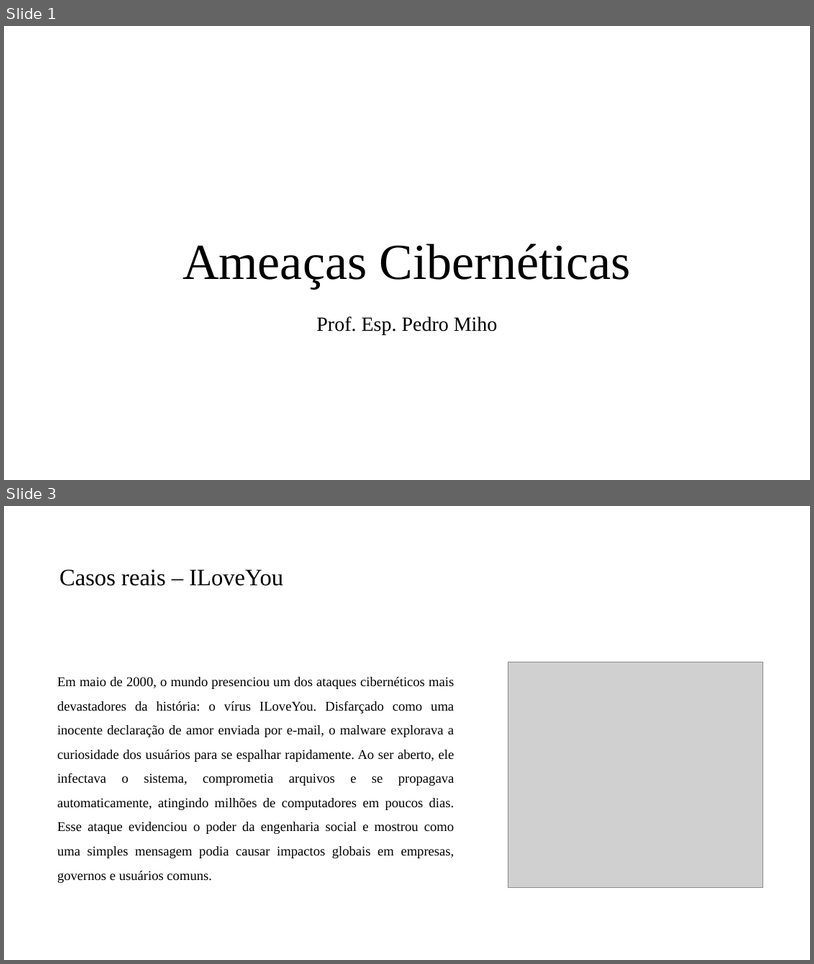
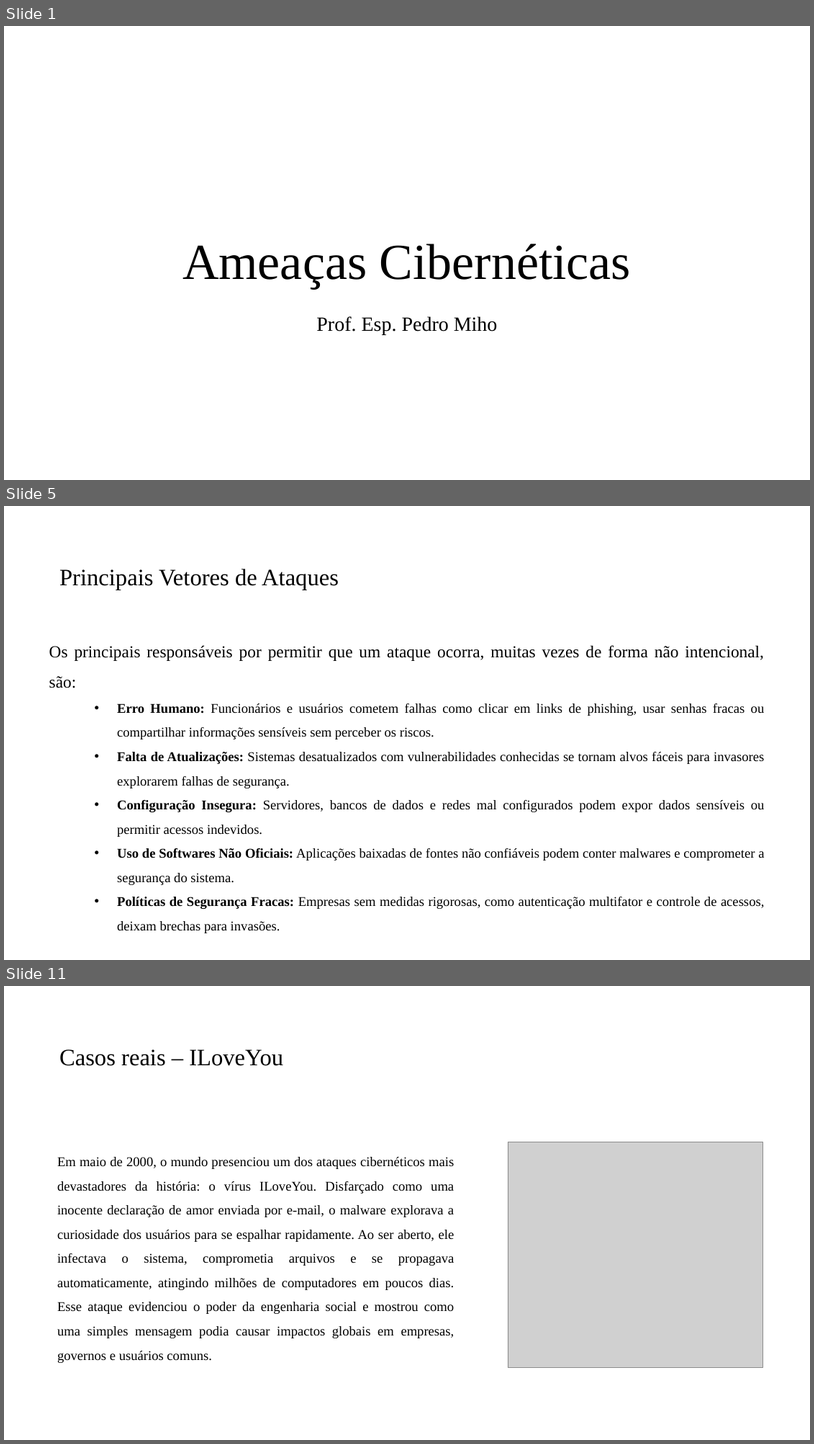
Before and after one commit to PedroMiho/UMC, a slide deck: Projeto de Software e Segurança da Informação - 2026/Segurança da Informação/Aula 02 - Ameaças Cibernéticas/Ameaças Ciberneticas.pptx. Shown one above the other, each under a label of ours: slides 1 and 3 before the commit, slides 1, 5 and 11 after it; the slides between them are not shown. The pictures are 814x964 and 814x1444 pixels, drawn with LibreOffice and Linux fonts; fonts in the diff are those of the drawing; grey boxes stand for pictures; background and template pictures are left out. Boxes give left, top, right and bottom in pixels: in the first picture for what was removed or moved away, otherwise in the second. Text is boxed around its words. In the diff, an @@ line names an element or a change of style, - is before the commit and + after.

```diff
--- a/Projeto de Software e Segurança da Informação - 2026/Segurança da Informação/Aula 02 - Ameaças Cibernéticas/Ameaças Ciberneticas.pptx
+++ b/Projeto de Software e Segurança da Informação - 2026/Segurança da Informação/Aula 02 - Ameaças Cibernéticas/Ameaças Ciberneticas.pptx
@@ slide 5 added at box(4, 506, 810, 960), background #FFFFFF @@
@@ title added at box(59, 569, 339, 590), 28 pt, text #000000 @@
+Principais Vetores de Ataques
@@ text added at box(49, 645, 765, 908), 16 pt, text #000000 @@
+Os principais responsáveis por permitir que um ataque ocorra, muitas vezes de forma não intencional, são:
+  • Erro Humano: Funcionários e usuários cometem falhas como clicar em links de phishing, usar senhas fracas ou compartilhar informações sensíveis sem perceber os riscos.
+  • Falta de Atualizações: Sistemas desatualizados com vulnerabilidades conhecidas se tornam alvos fáceis para invasores explorarem falhas de segurança.
+  • Configuração Insegura: Servidores, bancos de dados e redes mal configurados podem expor dados sensíveis ou permitir acessos indevidos.
+  • Uso de Softwares Não Oficiais: Aplicações baixadas de fontes não confiáveis podem conter malwares e comprometer a segurança do sistema.
+  • Políticas de Segurança Fracas: Empresas sem medidas rigorosas, como autenticação multifator e controle de acessos, deixam brechas para invasões.
@@ what was slide 3 is now slide 11 @@
```
Also in this commit, not shown: 1 slide changed, 7 other slides added, 1 other file.
